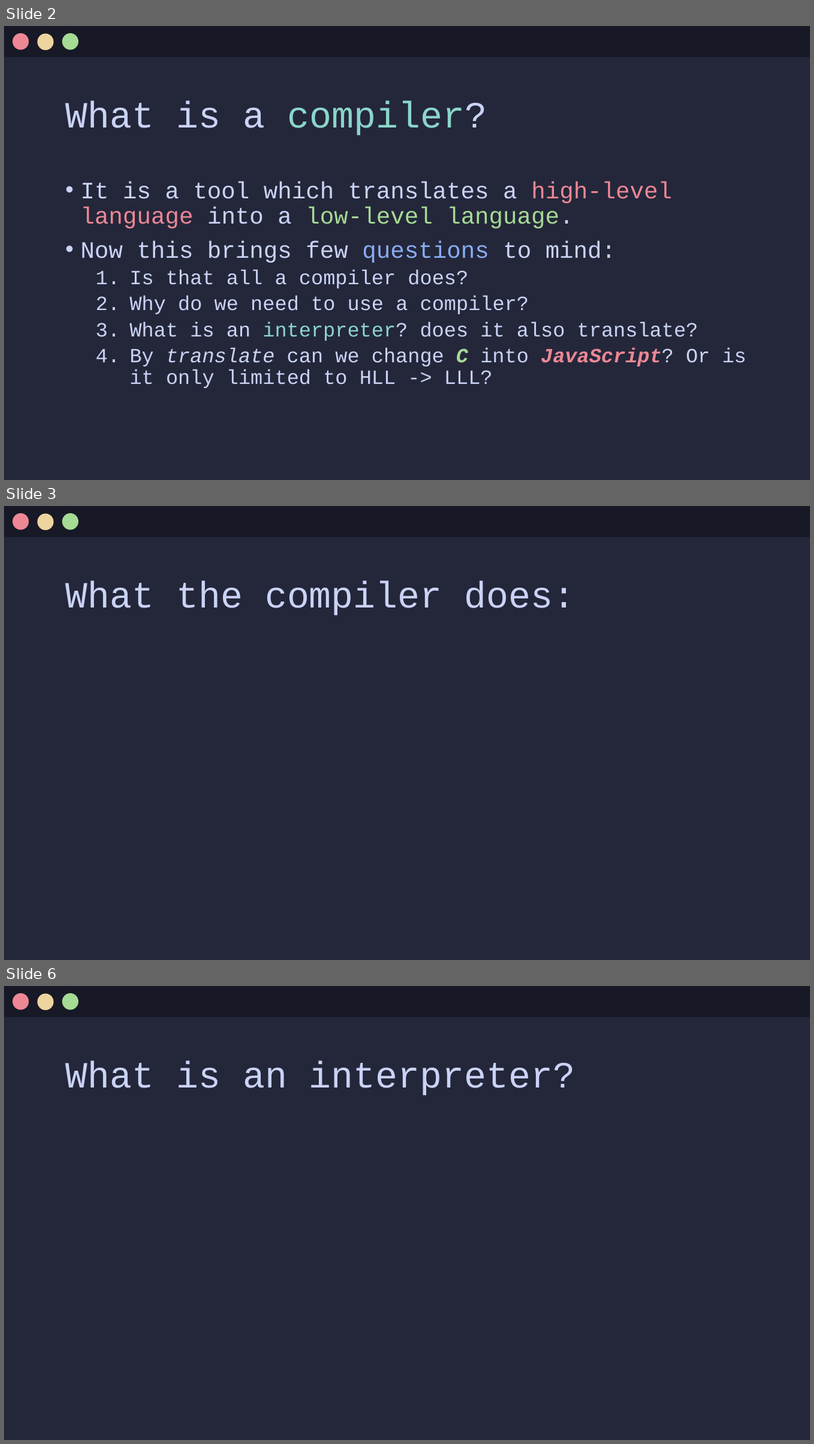
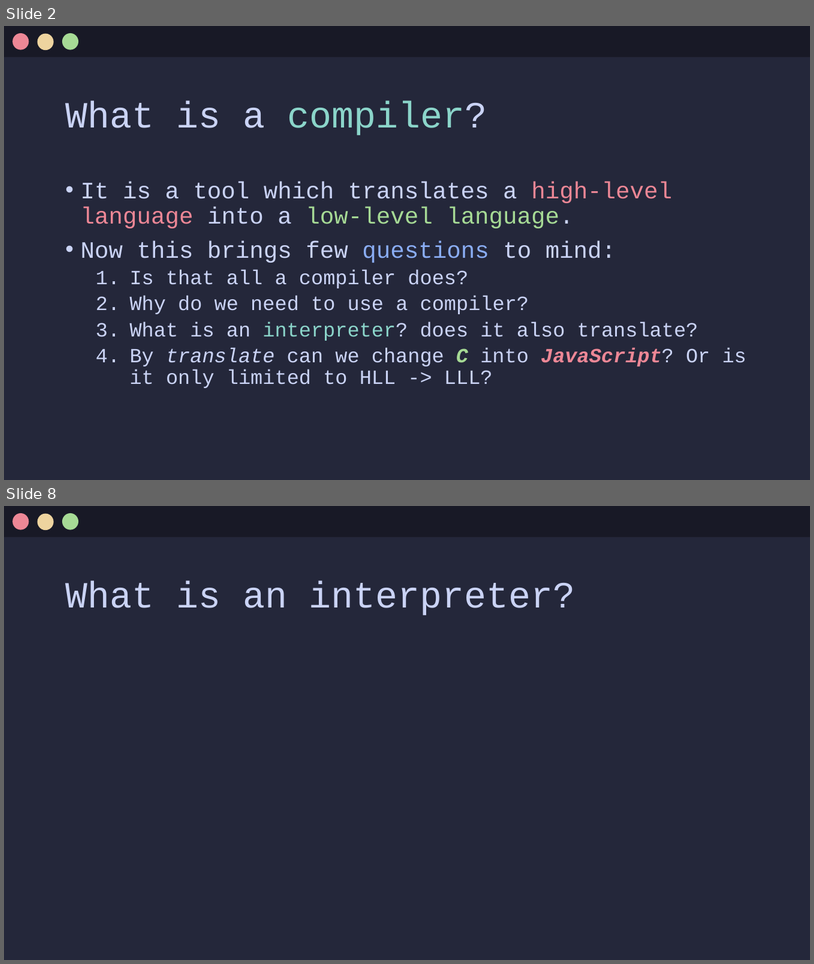
Before and after one commit to Jx-ls/custom-compiler, a slide deck: Compilers.pptx. Shown one above the other, each under a label of ours: slides 2, 3 and 6 before the commit, slides 2 and 8 after it; the slides between them are not shown. The pictures are 814x1444 and 814x964 pixels, drawn with LibreOffice and Linux fonts; fonts in the diff are those of the drawing. Boxes give left, top, right and bottom in pixels: in the first picture for what was removed or moved away, otherwise in the second. Text is boxed around its words. In the diff, an @@ line names an element or a change of style, - is before the commit and + after.

Commit message:
added why we use a compiler and history of compilers

```diff
--- a/Compilers.pptx
+++ b/Compilers.pptx
@@ slide 3 removed at <box>4,506,810,960</box>, background #24273A @@
@@ rectangle removed at <box>4,506,810,537</box> @@
@@ ellipse removed at <box>12,513,29,529</box> @@
@@ ellipse removed at <box>37,513,54,529</box> @@
@@ ellipse removed at <box>62,513,78,529</box> @@
@@ title removed at <box>65,581,576,615</box> @@
-What the compiler does:
@@ what was slide 6 is now slide 8 @@
```
Also in this commit, not shown: 1 slide changed, 4 slides added, 1 other slide removed.
